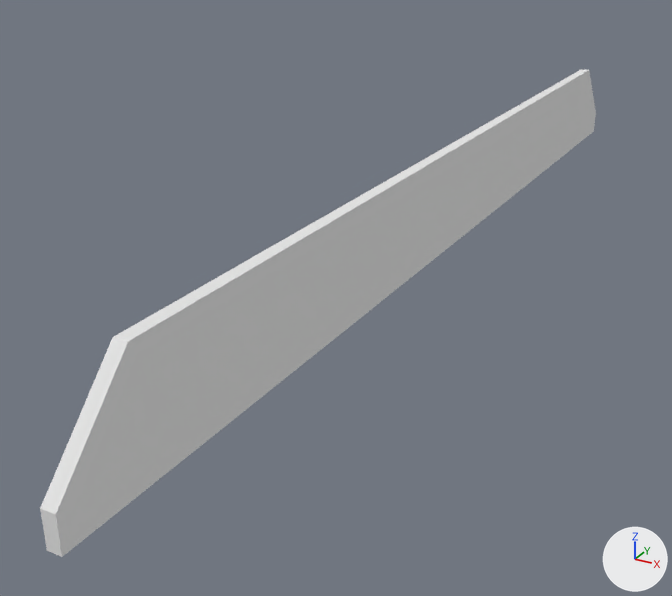
The Blender file Arts/Models/Scenario/Bridge/Straight Bridge/StraightBridge_Lateral.blend as it was, and as the next commit left it.
One viewpoint serves both versions: a 50 mm lens placed at (3.23, -8.19, 3.24), pointed at (-0.79, -0.88, -0.42). The lights are fixed; the arrows at lower right show +X, +Y and +Z.

The older version as bpy lines, for what is in view:
```python
mat_material_001 = diffuse_material('Material.001')
mat_material_001.base_color = (0.8, 0.8, 0.8)  # white #e7e7e7
me_cube_001 = bpy.data.meshes.new('Cube.001')
me_cube_001.from_pydata(...)  # 39 vertices, 32 faces; spans x -0.06..0.05, y -5.41..5.41, z 0.0..0.98
me_cube_001.materials.append(mat_material_001)  # white #e7e7e7
ob_cube = bpy.data.objects.new('Cube', me_cube_001)
ob_cube.location = (0.0, 0.0, 0.0)
```
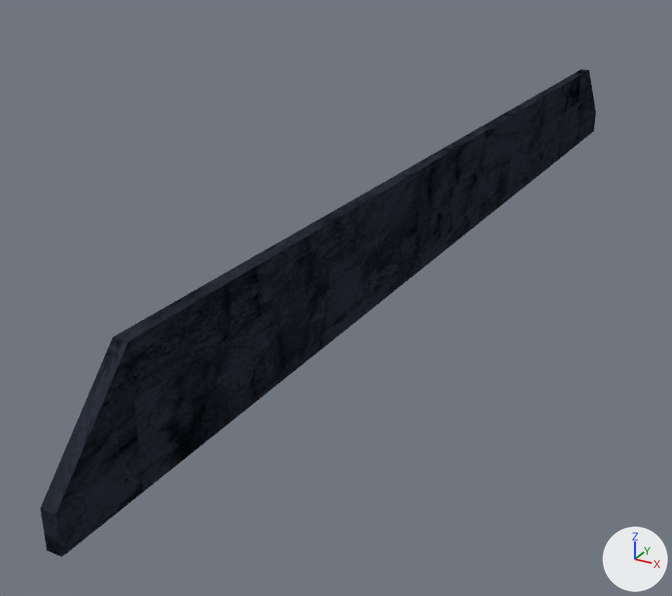
Pixel boxes (x1, y1, x2, y2) of what changed, in the pictures (672 x 596 px):
'Cube', surface changed (grey to black): (40, 69, 596, 557) in both

Diff of the bpy script that builds the scene:
```diff
--- a/Arts/Models/Scenario/Bridge/Straight Bridge/StraightBridge_Lateral.blend.py
+++ b/Arts/Models/Scenario/Bridge/Straight Bridge/StraightBridge_Lateral.blend.py
@@ img_specular_tga @@
+img_specular_tga = load_image('specular.tga', '../../../../Textures/specular.tga', 1024, 1024, 'sRGB')
@@ mat_material_001 @@
 mat_material_001 = diffuse_material('Material.001')
-mat_material_001.base_color = (0.8, 0.8, 0.8)  # white #e7e7e7
+mat_material_001.texture = img_specular_tga
```
